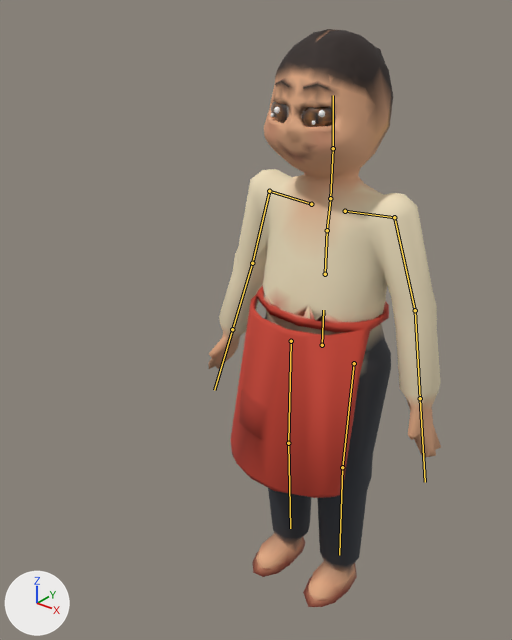
Before and after pictures for a commit that changed the glTF model assets/models/nguoi/coba.glb.
Before and after are seen from a 50 mm camera at (0.895, -1.396, 1.629) aimed at (-0.074, -0.185, 0.878). Every picture has the same lights, and +X, +Y and +Z are marked at lower left. The older version comes first. The bones that change, and the others that lie on the model, are drawn over the model as lines.

In view in the first picture: 'Nguoi_coba'.
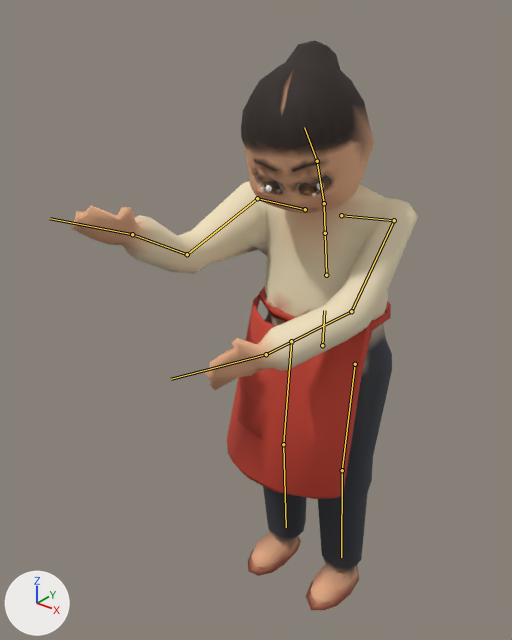
The newer file adds an action. The first version stands in its rest pose; the second is drawn at frame 8 of the action 'thai_cha'.

Pixel boxes [x1, y1, x2, y2] of what changed, in the pictures (512 x 640 px):
'Nguoi_coba', posed (49% wider)
    before: [209, 29, 441, 607]
    after: [71, 41, 418, 610]
bone 'spine', root to tip
    before: (325, 274) to (327, 230)
    after: (326, 275) to (325, 233)
bone 'chest', root to tip
    before: (327, 230) to (330, 199)
    after: (325, 233) to (324, 204)
bone 'upperarm.L', root to tip
    before: (394, 217) to (415, 310)
    after: (394, 220) to (351, 311)
bone 'forearm.L', root to tip
    before: (415, 310) to (420, 398)
    after: (351, 311) to (266, 354)
bone 'hand.L', root to tip
    before: (420, 398) to (425, 482)
    after: (266, 354) to (171, 379)
bone 'upperarm.R', root to tip
    before: (269, 191) to (252, 263)
    after: (257, 198) to (187, 254)
bone 'forearm.R', root to tip
    before: (252, 263) to (232, 329)
    after: (187, 254) to (132, 234)
bone 'hand.R', root to tip
    before: (232, 329) to (214, 390)
    after: (132, 234) to (50, 218)
bone 'neck', root to tip
    before: (330, 198) to (333, 148)
    after: (324, 203) to (317, 161)
bone 'head', root to tip
    before: (333, 148) to (333, 95)
    after: (317, 161) to (304, 127)
bone 'thigh.L', root to tip
    before: (354, 363) to (342, 467)
    after: (355, 364) to (342, 470)
bone 'shin.L', root to tip
    before: (342, 467) to (339, 555)
    after: (342, 470) to (341, 557)
bone 'thigh.R', root to tip
    before: (291, 341) to (288, 443)
    after: (291, 341) to (283, 444)
bone 'shin.R', root to tip
    before: (288, 443) to (290, 528)
    after: (283, 444) to (286, 527)

What the commit changed:
Bone 'spine' (bone_spine) turns from (0, 0, 0) to (8, 0, 0) degrees about its own x, y and z.
Bone 'chest' (bone_chest) turns from (0, 0, 0) to (7, 8, 0) degrees about its own x, y and z.
Bone 'upperarm.L' (bone_upperarm_l) turns from (0, 0, 0) to (-57, 10, 19) degrees about its own x, y and z.
Bone 'forearm.L' (bone_forearm_l) turns from (0, 0, 0) to (-16, 3, 23) degrees about its own x, y and z.
Bone 'hand.L' (bone_hand_l) turns from (0, 0, 0) to (-16, 10, 0) degrees about its own x, y and z.
Bone 'upperarm.R' (bone_upperarm_r) turns from (0, 0, 0) to (-66, 12, 19) degrees about its own x, y and z.
Bone 'forearm.R' (bone_forearm_r) turns from (0, 0, 0) to (-49, 9, 19) degrees about its own x, y and z.
Bone 'hand.R' (bone_hand_r) turns from (0, 0, 0) to (9, -10, 0) degrees about its own x, y and z.
Bone 'neck' (bone_neck) turns from (0, 0, 0) to (8, 3, 0) degrees about its own x, y and z.
Bone 'head' (bone_head) turns from (0, 0, 0) to (14, 6, 0) degrees about its own x, y and z.
Bone 'thigh.L' (bone_thigh_l) turns from (0, 0, 0) to (-2, 0, -1) degrees about its own x, y and z.
Bone 'shin.L' (bone_shin_l) turns from (0, 0, 0) to (3, 0, 0) degrees about its own x, y and z.
Bone 'thigh.R' (bone_thigh_r) turns from (0, 0, 0) to (-3, 0, 1) degrees about its own x, y and z.
Bone 'shin.R' (bone_shin_r) turns from (0, 0, 0) to (4, 0, 0) degrees about its own x, y and z.
